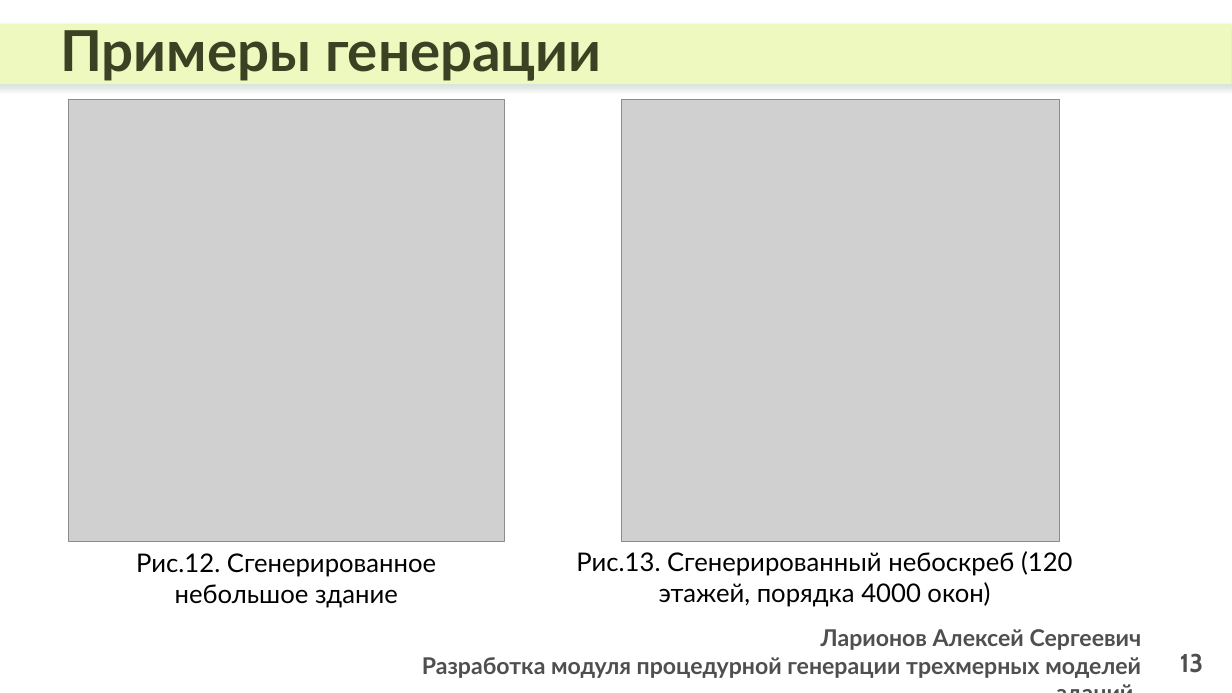
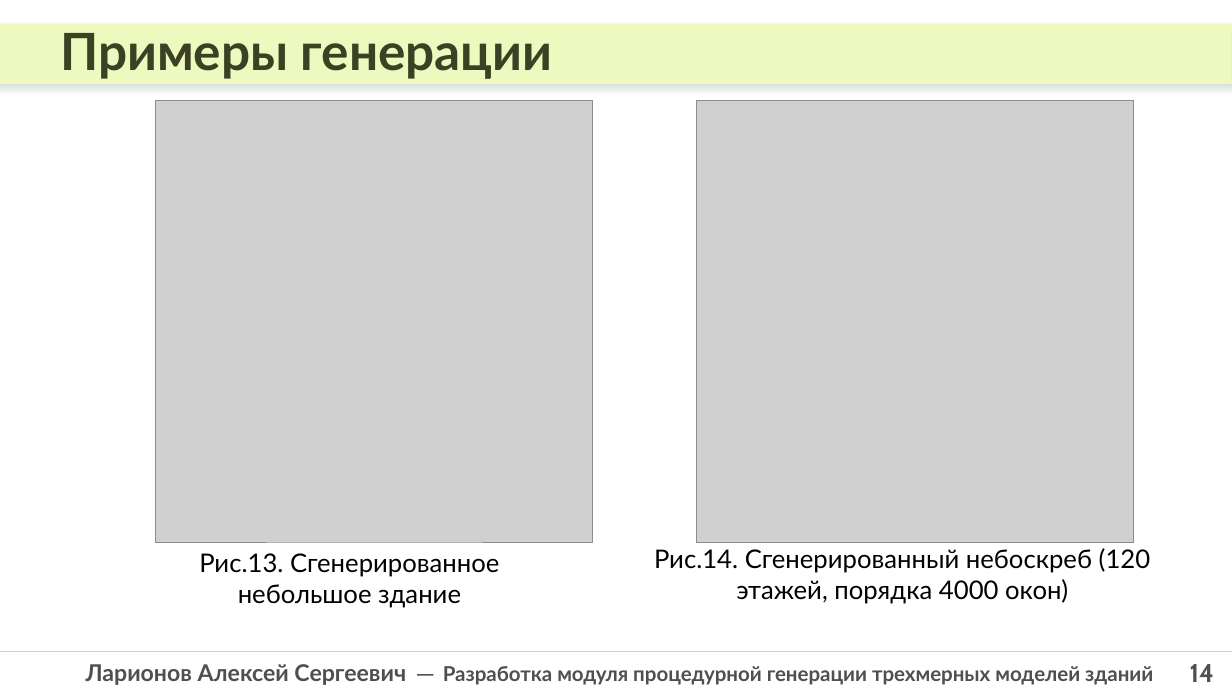
Before and after one commit to laralex/polytech-bachelor-thesis, a slide deck: slide 14 of defence/Ларионов_АС_ВКР_слайды.pptx (slide 13 before the commit). Drawn at 1232x693 pixels with LibreOffice and Linux fonts; fonts in the diff are those of the drawing; grey boxes stand for pictures. Boxes give left, top, right and bottom in pixels: in the first picture for what was removed or moved away, otherwise in the second. Text is boxed around its words. In the diff, an @@ line names an element or a change of style, - is before the commit and + after.

```diff
--- a/defence/Ларионов_АС_ВКР_слайды.pptx
+++ b/defence/Ларионов_АС_ВКР_слайды.pptx
@@ text "Примеры генерации" at box(60, 33, 552, 79): size 44 to 40 pt @@
@@ picture: place and size @@
-picture at box(68, 100, 506, 542)
+picture at box(156, 101, 593, 543)
@@ picture: place and size @@
-picture at box(622, 100, 1060, 543)
+picture at box(697, 101, 1135, 543)
@@ text at box(199, 553, 499, 608): text changed @@
-Рис.12. Сгенерированное небольшое здание
+Рис.13. Сгенерированное небольшое здание
@@ text at box(654, 548, 1151, 604): text changed @@
-Рис.13. Сгенерированный небоскреб (120 этажей, порядка 4000 окон)
+Рис.14. Сгенерированный небоскреб (120 этажей, порядка 4000 окон)
@@ line added from (0, 652) to (1232, 652), #D0CECE 1 pt @@
@@ page number removed at box(1180, 653, 1203, 673) @@
-13
@@ text at box(86, 664, 1153, 685): text changed; size 18 to 16 pt @@
-Ларионов Алексей Сергеевич
-Разработка модуля процедурной генерации трехмерных моделей зданий
+Ларионов Алексей Сергеевич ─ Разработка модуля процедурной генерации трехмерных моделей зданий
@@ page number added at box(1190, 664, 1214, 682), 20 pt, text #4F4F4F, bold @@
+14
```
Also in this commit, not shown: 14 other slides changed, 1 slide added, 3 other files.
